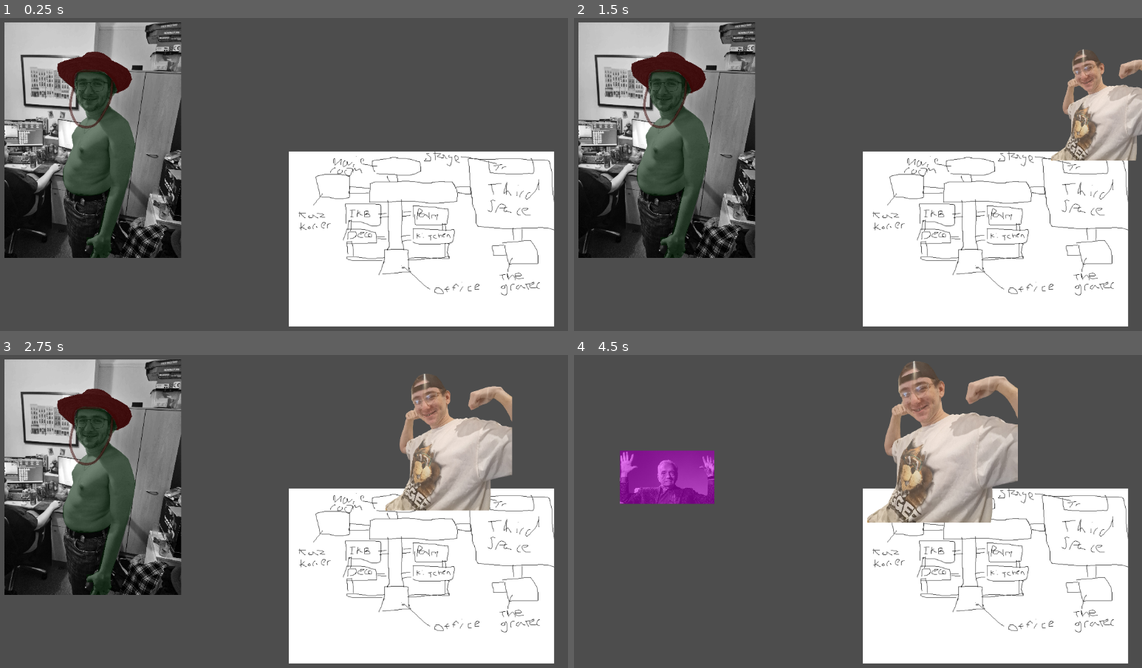
Above: before the commit, frames 1-4 (two rows, left to right).
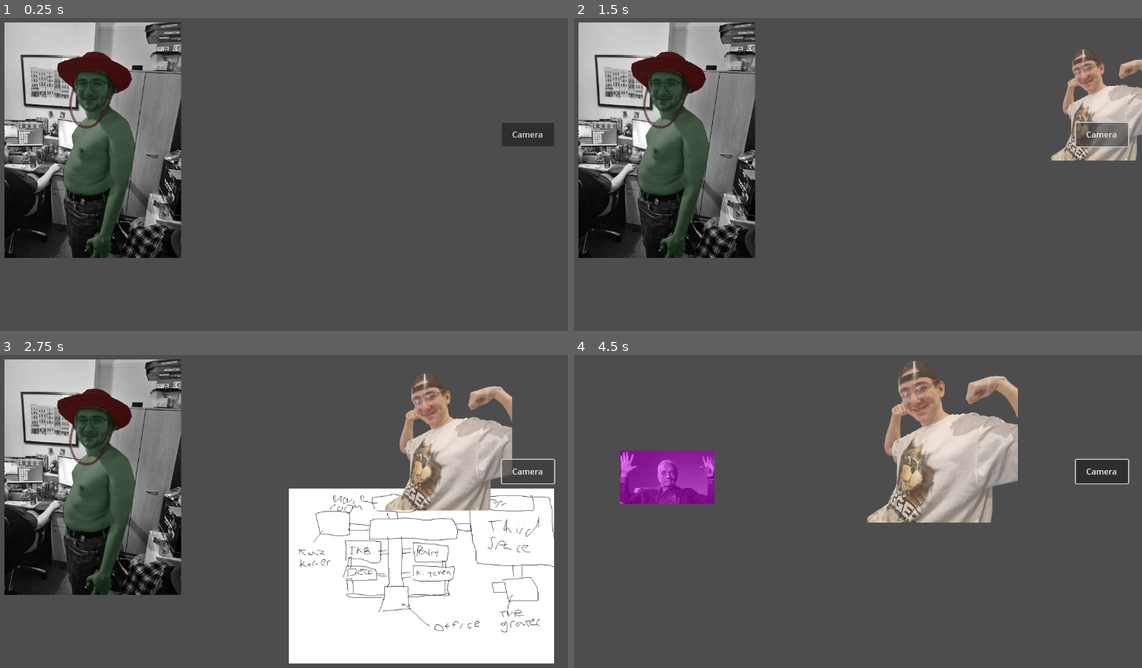
Above: after the commit, the same moments.

Repository: KazThomas/fivenightsatcheezer
Game: Godot game, scene res://Assets/Scenes/office.tscn
Two runs of this game, one before a commit and one after it. Both use one fixed random seed, a clock stepped at 60 frames per second and the inputs below.
Inputs (mouse positions are in pixels of both pictures, inside the frame that each line leads up to):
- Up to frame 1 (0.25 s): no input
- Up to frame 2 (1.5 s): click (1102, 133) at 0.5 s, where only the run after the commit has a clickable "Camera"; click (1102, 133) at 1.25 s, where only the run after the commit has a clickable "Camera"
- Up to frame 3 (2.75 s): click (528, 470) at 2 s, where only the run after the commit has a clickable "Camera"
- Up to frame 4 (4.5 s): move the mouse to (977, 498) at 2.77 s; click (977, 498) at 2.92 s; move the mouse to (727, 533) at 3.52 s; click (727, 533) at 3.67 s; tap Enter at 4.25 s; move the mouse to (903, 442) at 4.27 s; click (903, 442) at 4.42 s

The runs differ from the first frame. In frame 1, 27% of the frame differs, in the area x 50-98%, y 33-99%; in frame 2, 26%; in frame 3, 0.2%; in frame 4, 25%.

Commit message:
added camera button functionality

Diff:
--- a/Assets/Scenes/office.tscn
+++ b/Assets/Scenes/office.tscn
@@ -1,5 +1,6 @@
-[gd_scene load_steps=5 format=3 uid="uid://corxlktm4cd7p"]
+[gd_scene load_steps=6 format=3 uid="uid://corxlktm4cd7p"]
 
+[ext_resource type="Script" path="res://Assets/Scripts/game_manager.gd" id="1_aaj8r"]
 [ext_resource type="PackedScene" uid="uid://bjbg4jk025y5l" path="res://Assets/Scenes/room_selection.tscn" id="1_swttp"]
 [ext_resource type="Texture2D" uid="uid://7yuo1xqh6t70" path="res://Assets/Art/frpgguy2.jpg" id="2_pu6v3"]
 [ext_resource type="Script" path="res://Assets/Scripts/enemy_move.gd" id="3_016vl"]
@@ -7,7 +8,11 @@
 
 [node name="Office" type="Node2D"]
 
+[node name="GameManager" type="Node2D" parent="."]
+script = ExtResource("1_aaj8r")
+
 [node name="RoomSelection" parent="." instance=ExtResource("1_swttp")]
+visible = false
 position = Vector2(866, 442)
 scale = Vector2(0.4, 0.4)
 
@@ -27,3 +32,12 @@
 [node name="Sprite2D" type="Sprite2D" parent="Enemy"]
 scale = Vector2(0.12, 0.12)
 texture = ExtResource("3_amivt")
+
+[node name="Camera" type="Button" parent="."]
+offset_left = 1023.0
+offset_top = 215.0
+offset_right = 1125.0
+offset_bottom = 261.0
+text = "Camera"
+
+[connection signal="pressed" from="Camera" to="GameManager" method="_on_camera_button_pressed"]
--- /dev/null
+++ b/Assets/Scripts/game_manager.gd
@@ -0,0 +1,26 @@
+extends Node2D
+
+var room_selection
+var is_visible
+
+# Called when the node enters the scene tree for the first time.
+func _ready() -> void:
+	room_selection = $"../RoomSelection"
+	room_selection.propagate_call("set_disabled", [true])
+	is_visible = false
+
+
+# Called every frame. 'delta' is the elapsed time since the previous frame.
+func _process(delta: float) -> void:
+	pass
+
+
+func _on_camera_button_pressed() -> void:
+	if is_visible == false:
+		room_selection.propagate_call("set_disabled", [false])
+		room_selection.propagate_call("set_visible", [true])
+		is_visible = true
+	else: #map is invisible
+		room_selection.propagate_call("set_disabled", [true])
+		room_selection.propagate_call("set_visible", [false])
+		is_visible = false
--- a/Assets/Scripts/room_selection.gd
+++ b/Assets/Scripts/room_selection.gd
@@ -15,6 +15,7 @@
 var has_changed = true
 func _ready() -> void:
 	background_img = $"../Background".get_node("Sprite2D")
+
 
 func _input(event):
 	if event is InputEventMouseButton and event.button_index == MOUSE_BUTTON_LEFT:
